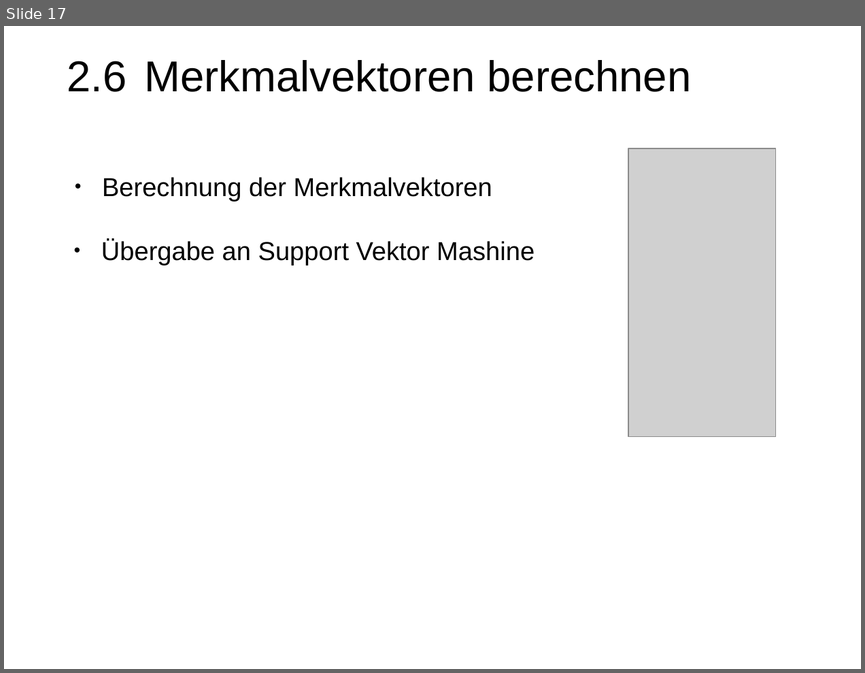
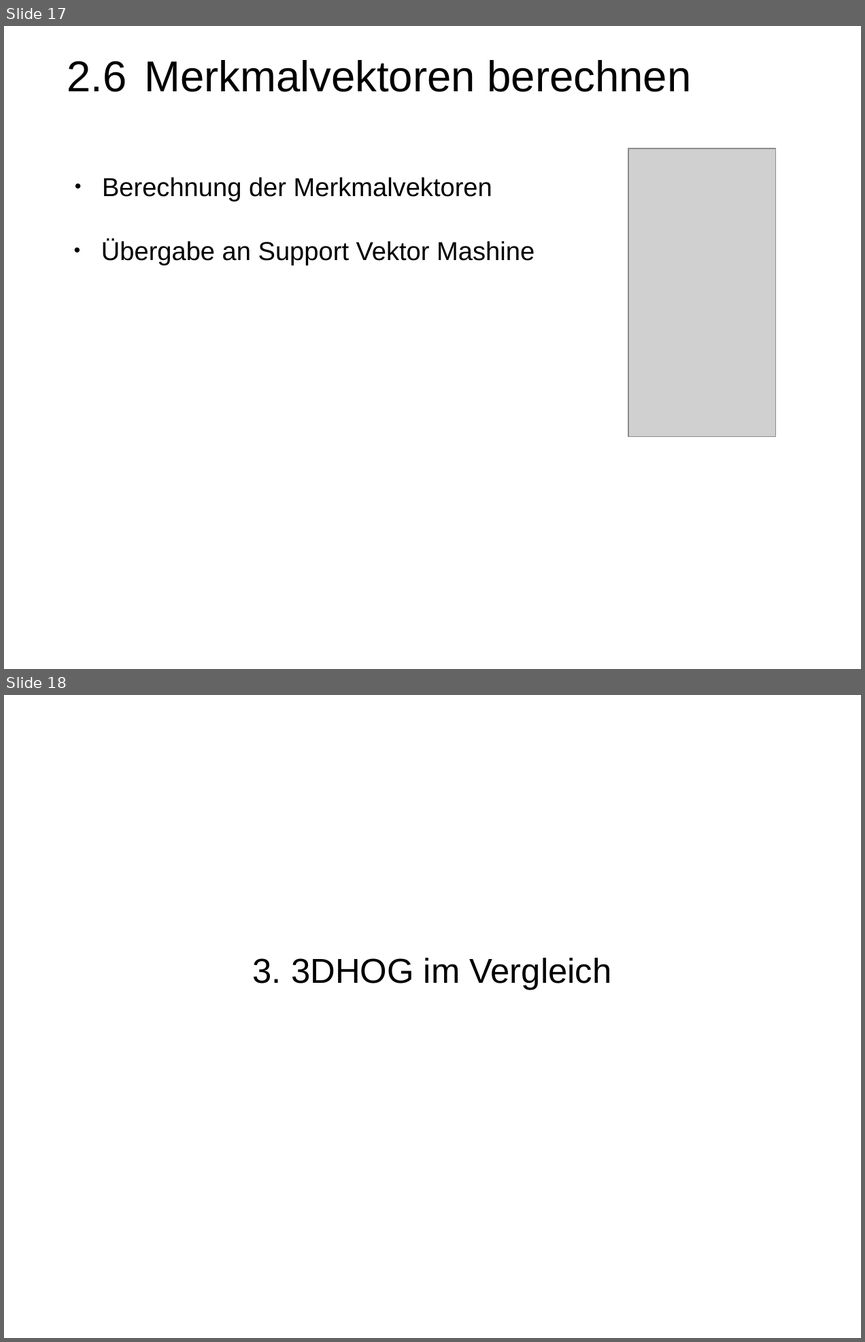
Before and after one commit to PhilippLambracht/prosem_mse, a slide deck: slides/slides.odp. Shown one above the other, each under a label of ours: slide 17 before the commit, slides 17 and 18 after it. The pictures are 865x673 and 865x1342 pixels, drawn with LibreOffice and Linux fonts; fonts in the diff are those of the drawing; grey boxes stand for pictures. Boxes give left, top, right and bottom in pixels: in the first picture for what was removed or moved away, otherwise in the second. Text is boxed around its words. In the diff, an @@ line names an element or a change of style, - is before the commit and + after.

```diff
--- a/slides/slides.odp
+++ b/slides/slides.odp
@@ slide 18 added at [4,695,861,1338], background #FFFFFF @@
@@ text added at [253,957,612,990], 32 pt, text #000000 @@
+3. 3DHOG im Vergleich
```
Also in this commit, not shown: 3 other slides added, 3 other files.
